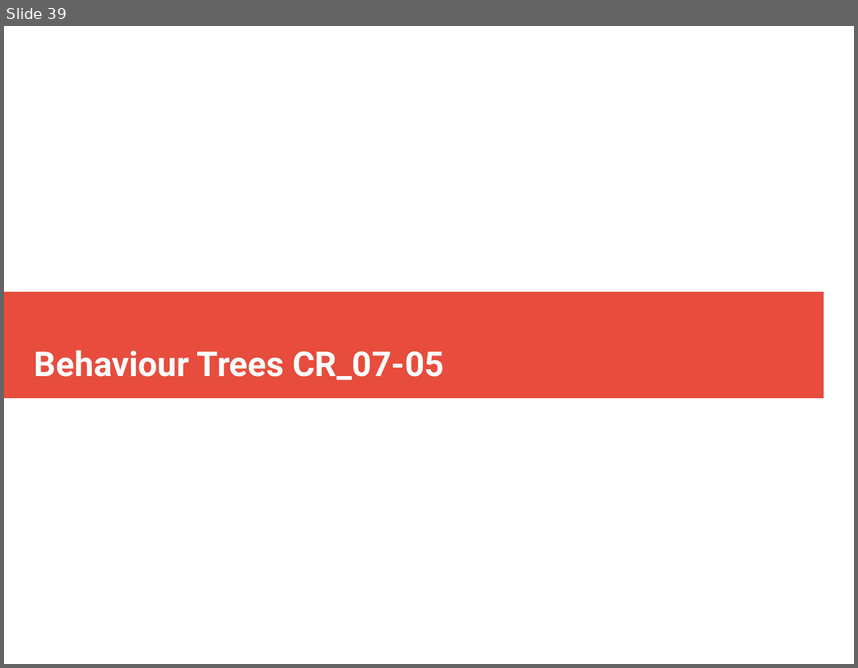
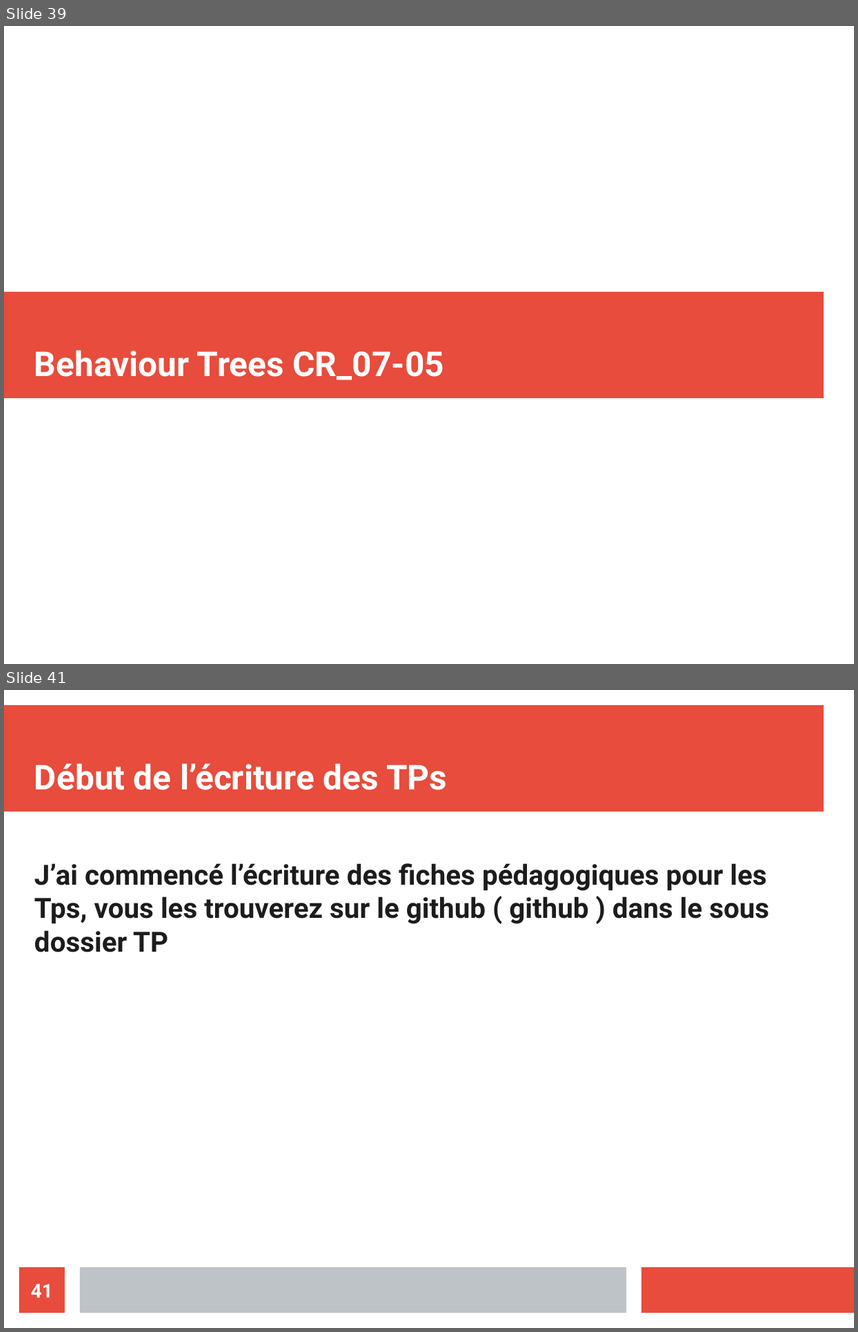
Before and after one commit to ValentinLebouvier/TAL2019, a slide deck: Comptes Rendus/CR.odp. Shown one above the other, each under a label of ours: slide 39 before the commit, slides 39 and 41 after it; the slides between them are not shown. The pictures are 858x668 and 858x1332 pixels, drawn with LibreOffice and Linux fonts; fonts in the diff are those of the drawing. Boxes give left, top, right and bottom in pixels: in the first picture for what was removed or moved away, otherwise in the second. Text is boxed around its words. In the diff, an @@ line names an element or a change of style, - is before the commit and + after.

```diff
--- a/Comptes Rendus/CR.odp
+++ b/Comptes Rendus/CR.odp
@@ slide 41 added at (x1=4, y1=690, x2=854, y2=1328), background #FFFFFF @@
@@ rectangle added at (x1=4, y1=705, x2=824, y2=812), fill #E74C3C @@
@@ title added at (x1=34, y1=763, x2=447, y2=790), 32 pt, text #FFFFFF, bold @@
+Début de l’écriture des TPs
@@ text added at (x1=34, y1=863, x2=769, y2=952), 26 pt, text #1C1C1C, bold @@
+J’ai commencé l’écriture des fiches pédagogiques pour les Tps, vous les trouverez sur le github ( github ) dans le sous dossier TP
@@ page number added at (x1=19, y1=1267, x2=65, y2=1312), fill #E74C3C, 18 pt, text #FFFFFF, bold @@
+41
@@ rectangle added at (x1=80, y1=1267, x2=626, y2=1312), fill #BDC3C7 @@
@@ rectangle added at (x1=642, y1=1267, x2=854, y2=1312), fill #E74C3C @@
```
Also in this commit, not shown: 3 slides changed, 2 other slides added, 15 other files.
